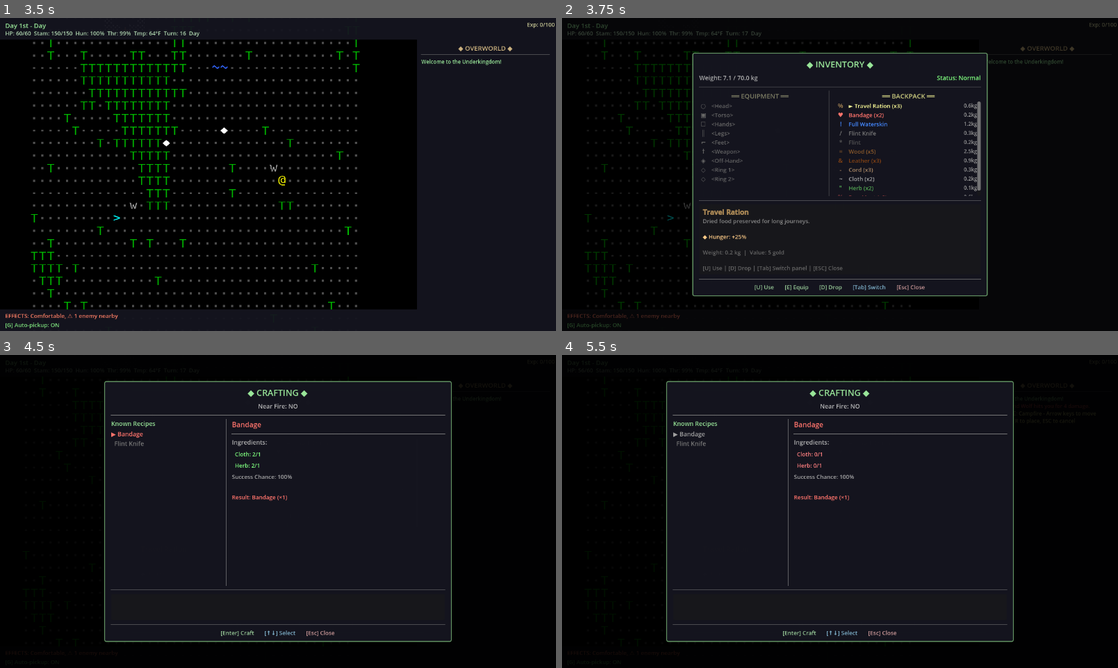
Above: before the commit, frames 1-4 (two rows, left to right).
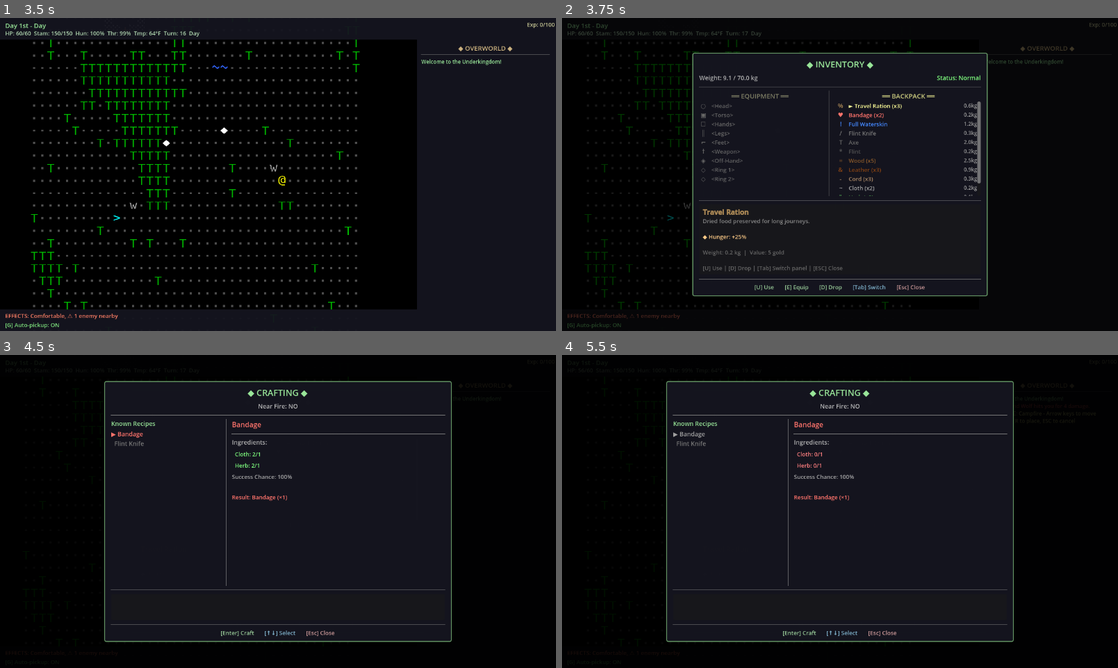
Above: after the commit, the same moments.

Repository: stevenraines/underkingdom-godot-cc
Game: Godot game, scene res://scenes/main.tscn
Same seed, same stepped clock (60 frames per second), same inputs: the game is played once before the commit and once after it.
Inputs (mouse positions are in pixels of both pictures, inside the frame that each line leads up to):
- Up to frame 1 (3.5 s): click "Start a new game" at 0.5 s; tap Enter (ui_accept) at 1.25, 1.52, 2.27 s; move the mouse to (400, 158) at 1.27 s; hold Right (ui_right) 1.28-2.03 s; tap Space at 1.35 s; click (400, 158) at 1.42 s; move the mouse to (166, 190) at 2.02 s; hold Down (ui_down) 2.03-2.78 s; tap R at 2.1 s; move the mouse to (333, 105) at 2.77 s; hold Right (ui_right) from 2.78 s (still down); tap Keypad Enter at 2.85 s
- Up to frame 2 (3.75 s): move the mouse to (812, 237) at 3.52 s; release Right (ui_right) at 3.53 s; hold Up (ui_up) from 3.53 s (still down); tap I at 3.6 s; click (812, 237) at 3.67 s
- Up to frame 3 (4.5 s): tap Enter (ui_accept) at 3.77, 4.25 s; move the mouse to (444, 558) at 4.27 s; release Up (ui_up) at 4.28 s; hold Left (ui_left) from 4.28 s (still down); tap C at 4.35 s
- Up to frame 4 (5.5 s): keep holding Left (ui_left); tap Enter (ui_accept) at 4.52, 5, 5.27 s; move the mouse to (673, 464) at 5.02 s; tap B at 5.1 s

Frame 1 is identical in both runs. In frame 2, 0.3% of the frame differs, in the area x 29-76%, y 18-57%; in frame 3, less than 0.1%; in frame 4, less than 0.1%.

Commit message:
Refactor HarvestSystem references to use consistent naming and add axe item to game inventory

Diff:
--- a/autoload/game_manager.gd
+++ b/autoload/game_manager.gd
@@ -5,7 +5,7 @@
 ## Manages world seed, game state transitions, and coordinates
 ## between major systems like TurnManager and MapManager.
 
-const HarvestSystem = preload("res://systems/harvest_system.gd")
+const _HarvestSystem = preload("res://systems/harvest_system.gd")
 
 # Game state
 var world_seed: int = 0
@@ -14,7 +14,7 @@
 
 func _ready() -> void:
 	# Load harvestable resources
-	HarvestSystem.load_resources()
+	_HarvestSystem.load_resources()
 	print("GameManager initialized")
 
 ## Start a new game with optional seed
--- /dev/null
+++ b/data/items/tools/axe.json
@@ -0,0 +1,23 @@
+{
+  "id": "axe",
+  "name": "Axe",
+  "description": "An axe for chopping wood.",
+  "category": "tool",
+  "subtype": "axe",
+  "flags": {
+    "equippable": true,
+    "consumable": false,
+    "craftable": true,
+    "tool": true,
+    "two_handed": true
+  },
+  "weight": 2.0,
+  "value": 25,
+  "max_stack": 1,
+  "ascii_char": "T",
+  "ascii_color": "#666666",
+  "durability": 100,
+  "tool_type": "axe",
+  "equip_slots": ["main_hand"],
+  "damage_bonus": 2
+}
--- a/entities/npc.gd
+++ b/entities/npc.gd
@@ -74,7 +74,9 @@
 			{"item_id": "bandage", "count": 8, "base_price": 12},
 			{"item_id": "cord", "count": 15, "base_price": 2},
 			{"item_id": "cloth", "count": 10, "base_price": 3},
-			{"item_id": "flint", "count": 8, "base_price": 5}
+			{"item_id": "flint", "count": 8, "base_price": 5},
+			{"item_id": "pickaxe", "count": 2, "base_price": 10}
+
 		]
 
 func get_shop_item(item_id: String) -> Dictionary:
--- a/entities/player.gd
+++ b/entities/player.gd
@@ -10,7 +10,7 @@
 const _SurvivalSystem = preload("res://systems/survival_system.gd")
 const _Inventory = preload("res://systems/inventory_system.gd")
 const _CraftingSystem = preload("res://systems/crafting_system.gd")
-const HarvestSystem = preload("res://systems/harvest_system.gd")
+const _HarvestSystem = preload("res://systems/harvest_system.gd")
 
 var perception_range: int = 10
 var survival: SurvivalSystem = null
@@ -162,7 +162,7 @@
 		return {"success": false, "message": "Nothing to harvest there"}
 
 	# Delegate to HarvestSystem
-	return HarvestSystem.harvest(self, target_pos, tile.harvestable_resource_id)
+	return _HarvestSystem.harvest(self, target_pos, tile.harvestable_resource_id)
 
 ## Get total weapon damage (base + equipped weapon bonus)
 func get_weapon_damage() -> int:
--- a/scenes/game.gd
+++ b/scenes/game.gd
@@ -160,6 +160,7 @@
 		{"id": "bandage", "count": 2},
 		{"id": "waterskin_full", "count": 1},
 		{"id": "flint_knife", "count": 1},
+		{"id": "axe", "count": 1},
 		{"id": "flint", "count": 1},  # For building campfire
 		# Crafting materials for testing
 		{"id": "wood", "count": 5},
Not shown, added: ui/shop_screen.gd.uid
